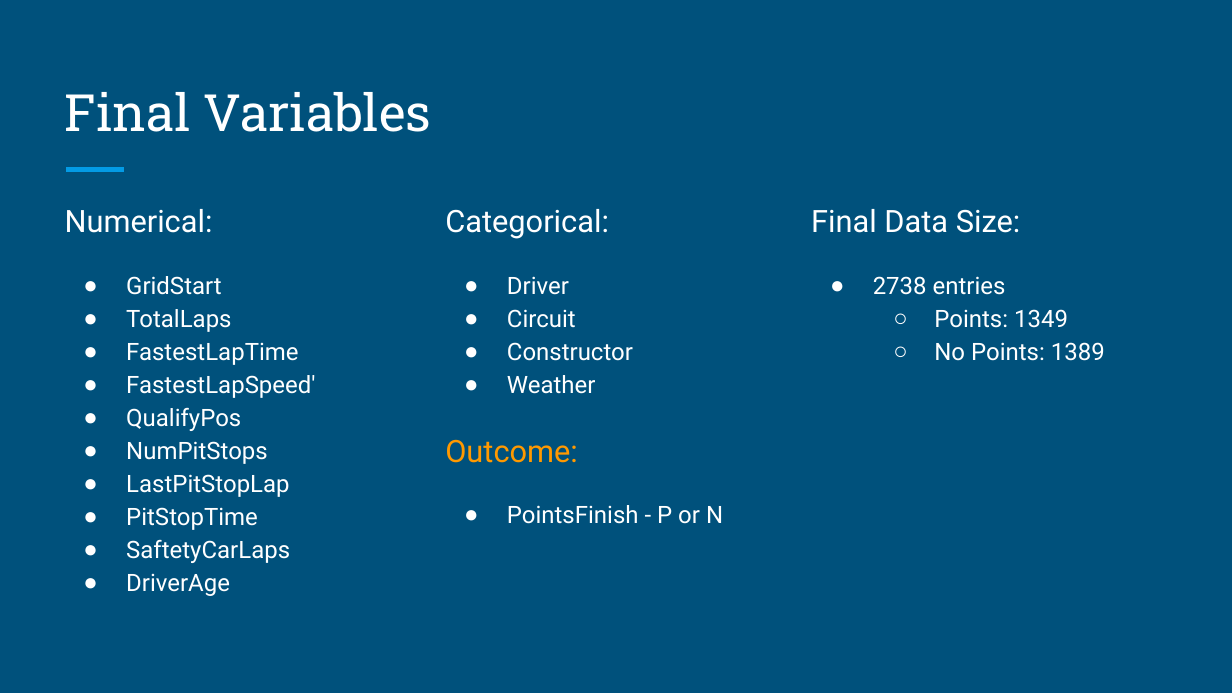
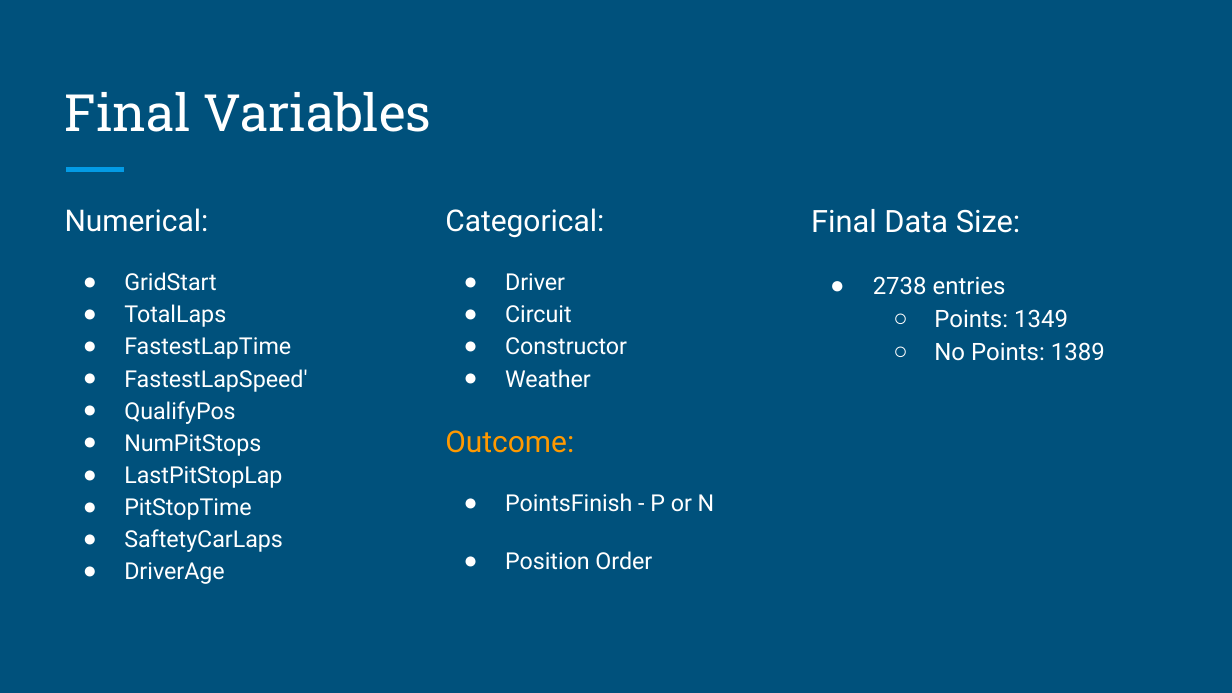
Before and after one commit to dvermagithub/GottaGoFast, a slide deck: slide 3 of Logistic Regression and MLP/Logistic Regression and Other Classifiers ML on F1 Data Set (1).pptx. Drawn at 1232x693 pixels with LibreOffice and Linux fonts; fonts in the diff are those of the drawing. Boxes give left, top, right and bottom in pixels: in the first picture for what was removed or moved away, otherwise in the second. Text is boxed around its words. In the diff, an @@ line names an element or a change of style, - is before the commit and + after.

```diff
--- a/Logistic Regression and MLP/Logistic Regression and Other Classifiers ML on F1 Data Set (1).pptx
+++ b/Logistic Regression and MLP/Logistic Regression and Other Classifiers ML on F1 Data Set (1).pptx
@@ text "Numerical:" at bbox=[65, 208, 307, 584]: size 18 to 17.5 pt in "Numerical:"; size 14 to 13.6 pt; indent changed; less space between paragraphs @@
@@ text at bbox=[445, 208, 715, 512]: size 18 to 17.5 pt in "Categorical:", "Outcome:"; size 14 to 13.6 pt in "Driver", "Circuit", "Constructor", "Weather" and 1 more places; indent changed; less space between paragraphs @@
@@ text at bbox=[505, 551, 652, 570]: paragraph added @@
+● Position Order
```
Also in this commit, not shown: 7 other slides changed, 2 slides added, 1 other file.
